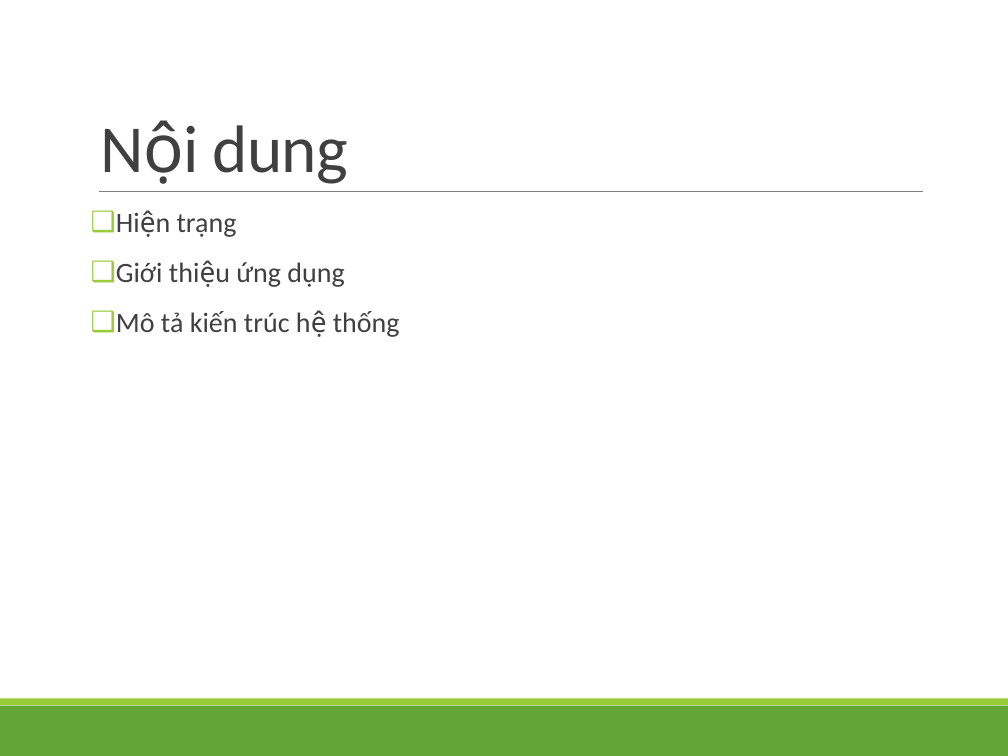
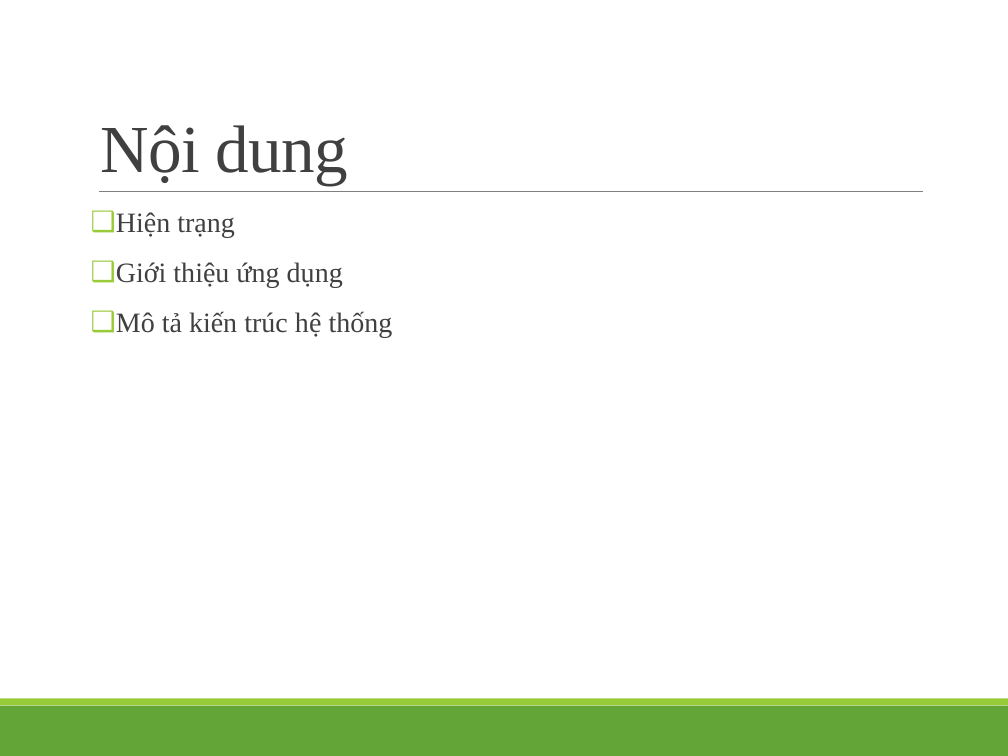
Before and after one commit to luanft/web-feedback-system, a slide deck: slide 2 of Document/slide/Job-rec-slide.pptx. Drawn at 1008x756 pixels with LibreOffice and Linux fonts; fonts in the diff are those of the drawing; background and template pictures are left out. Boxes give left, top, right and bottom in pixels: in the first picture for what was removed or moved away, otherwise in the second. Text is boxed around its words. In the diff, an @@ line names an element or a change of style, - is before the commit and + after.

```diff
--- a/Document/slide/Job-rec-slide.pptx
+++ b/Document/slide/Job-rec-slide.pptx
@@ title "Nội dung" at (101,125,348,185): font Calibri to Times New Roman @@
@@ text at (116,212,343,288): font Calibri to Times New Roman in "Hiện trạng", "Giới thiệu ứng dụng" @@
@@ text at (116,311,393,337): text changed; font Calibri to Times New Roman @@
-❑ Mô tả kiến trúc hệ thống
+❑ Mô tả kiến trúc hệ thống
```
Also in this commit, not shown: 11 other slides changed, 1 other file.
